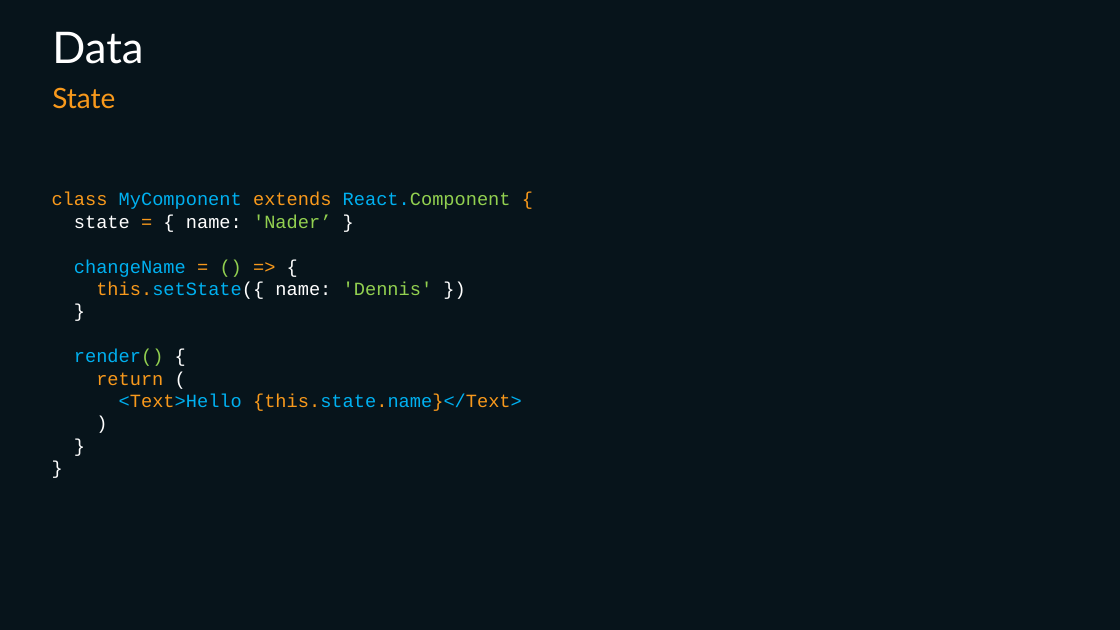
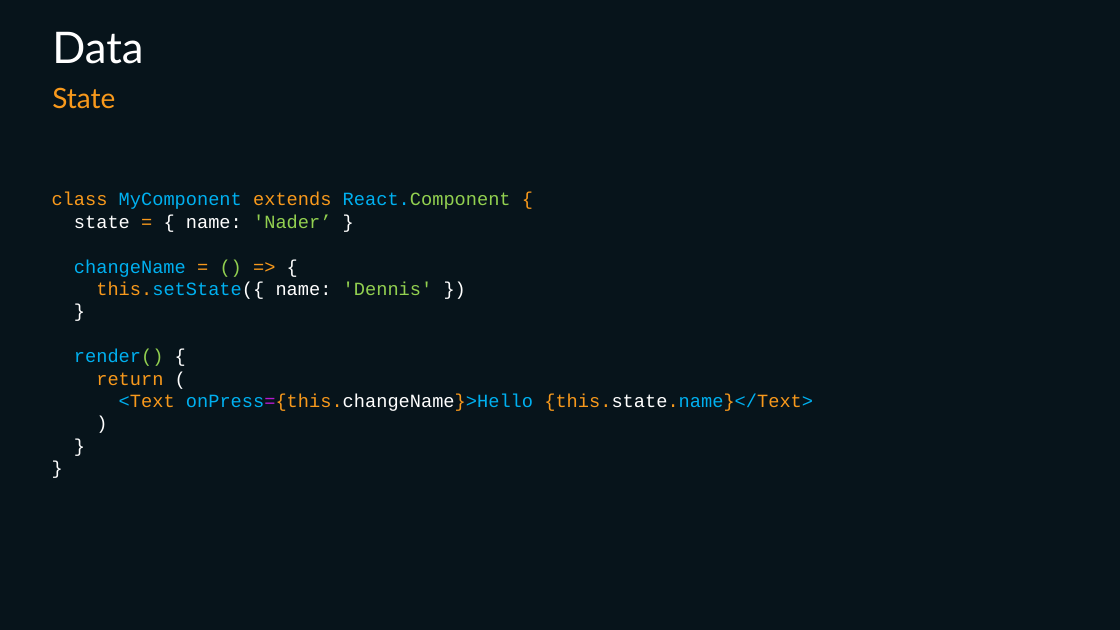
Before and after one commit to dabit3/react-native-bootcamp, a slide deck: slide 34 of Introduction to React Native.pptx (slide 33 before the commit). Drawn at 1120x630 pixels with LibreOffice and Linux fonts; fonts in the diff are those of the drawing. Boxes give left, top, right and bottom in pixels: in the first picture for what was removed or moved away, otherwise in the second. Text is boxed around its words. In the diff, an @@ line names an element or a change of style, - is before the commit and + after.

```diff
--- a/Introduction to React Native.pptx
+++ b/Introduction to React Native.pptx
@@ text at (119, 394, 813, 411): text changed; text colour #00B0F0 to #F8991C @@
-<Text>Hello {this.state.name}</Text>
+<Text onPress={this.changeName}>Hello {this.state.name}</Text>
```
Also in this commit, not shown: 2 other slides changed, 2 slides added, 2 other files.
